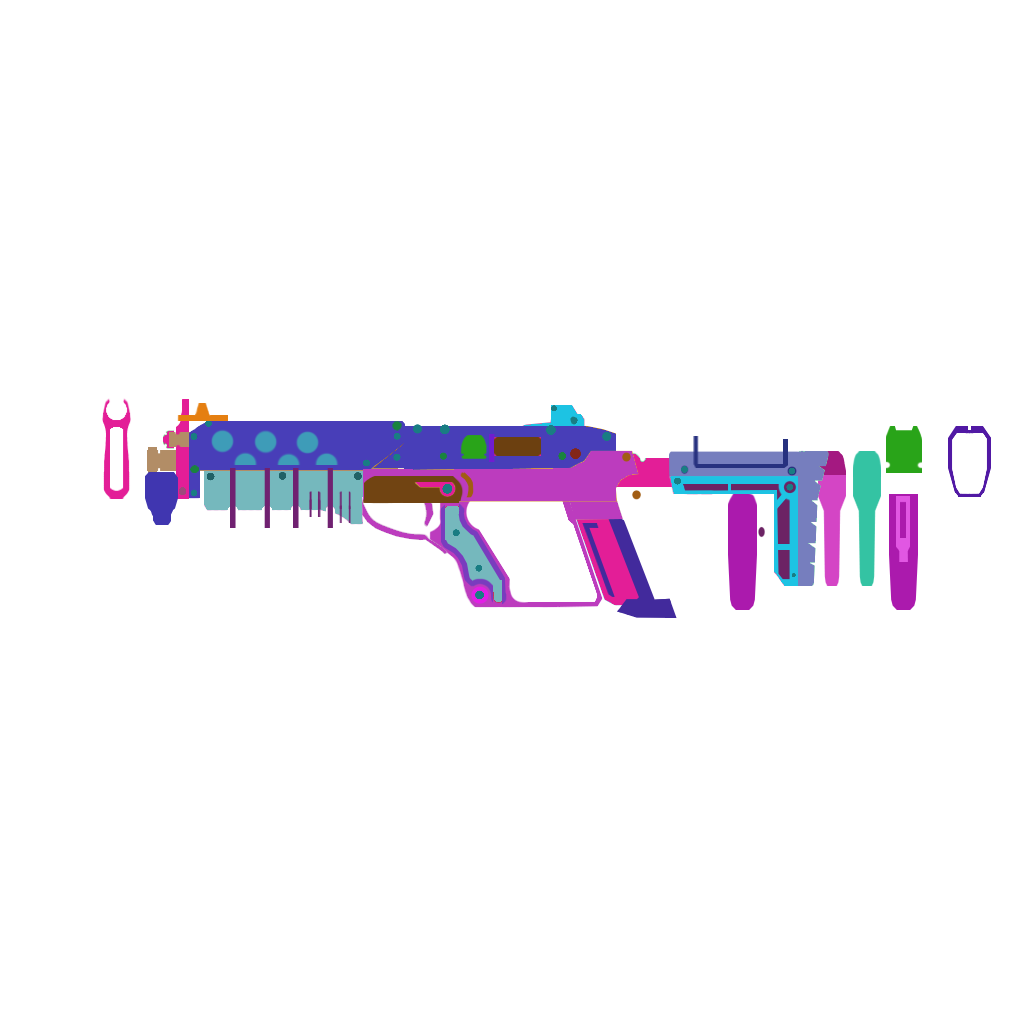
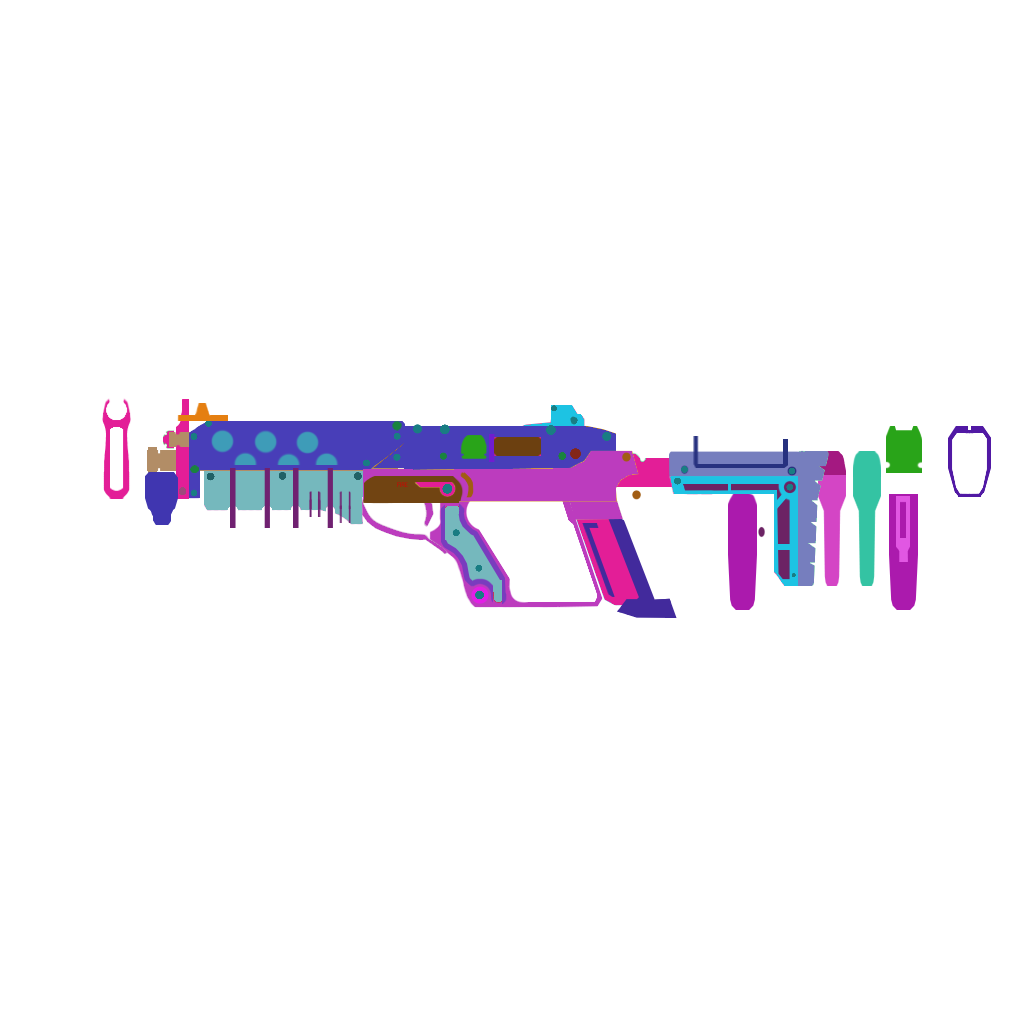
Two versions of the same layered image (1024 x 1024). Layer-by-layer changes:
added layer "LowerReceiver_SIDE_TEXT_FIRE" in group "LowerReceiver" over (397, 482, 408, 487)
